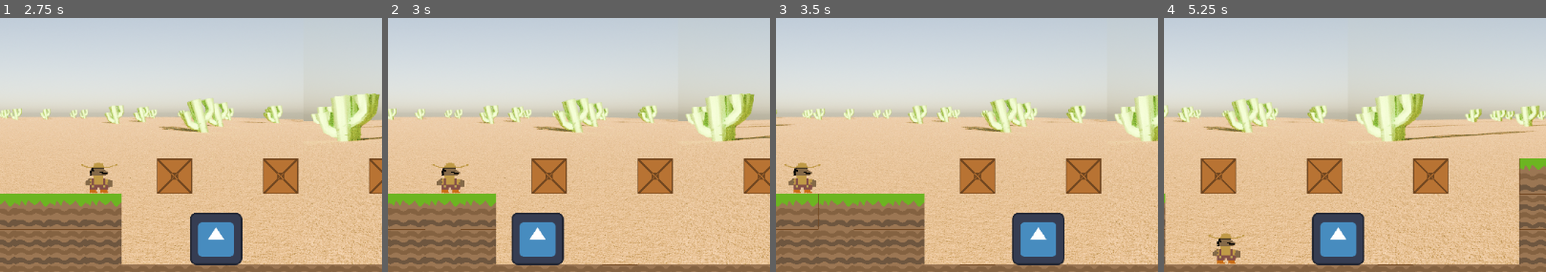
Above: before the commit, frames 1-4 (left to right).
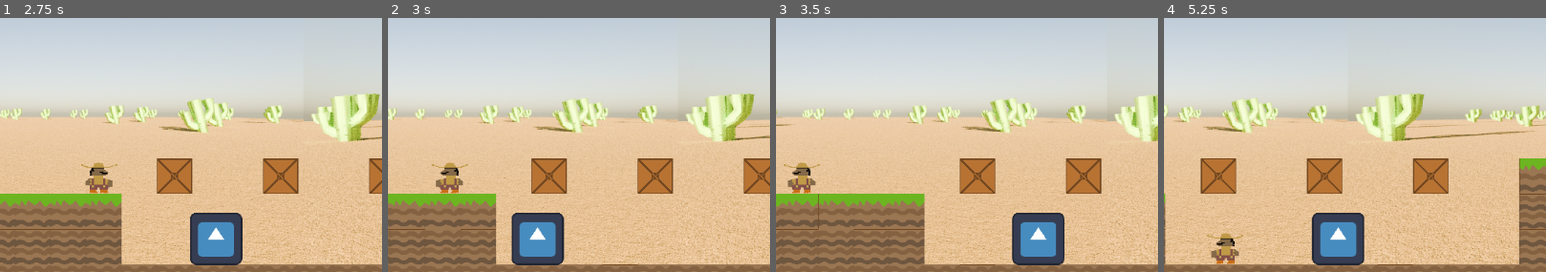
Above: after the commit, the same moments.

Repository: Burns3y/Pedro
Game: Godot game, scene res://scenes/levels/level 1.tscn
The game is run twice, just before and just after one commit, with the same random seed, the same clock (stepped at 60 frames per second) and the same inputs. The engine's default icon, where the game draws it, is replaced by a stand-in: a white triangle on a blue panel in a dark square.
Inputs:
- Up to frame 1 (2.75 s): click "Start Game" at 0.5 s; hold Right (right) from 1.28 s (still down); tap W (jump) at 1.52, 2.27 s
- Up to frame 2 (3 s): release Right (right) at 2.78 s; hold Left (left) from 2.78 s (still down)
- Up to frame 3 (3.5 s): keep holding Left (left)
- Up to frame 4 (5.25 s): release Left (left) at 3.53 s; hold Right (right) 3.53-5.03 s; tap W (jump) at 3.77, 4.52 s; hold Left (left) from 5.03 s (still down)
The pictures show only the part of the screen within x 41-91%, y 35-85%; the shares and areas given below are measured in that part.

Frame 1 is identical in both runs. In frame 2, 0.2% of the frame differs, in the area x 11-22%, y 57-70%; in frame 3, 0.2%, in the area x 2-12%, y 57-70%; in frame 4, 0.2%.

Commit message:
Pedro looks towards direction he's travelling in

Diff:
--- a/scenes/player/pedro.gd
+++ b/scenes/player/pedro.gd
@@ -42,6 +42,12 @@
 		elif Input.is_action_just_pressed("jump") and is_on_wall_only() and velocity.y >= -200 and position.x >= 5500:
 			velocity.y = JUMP_VELOCITY
 
+		if direction == -1:
+			$PedroImage.flip_h = true
+			$PedroImage.offset.x = -18
+		elif direction == 1:
+			$PedroImage.flip_h = false
+			$PedroImage.offset.x = 0
 
 		move_and_slide()
 
